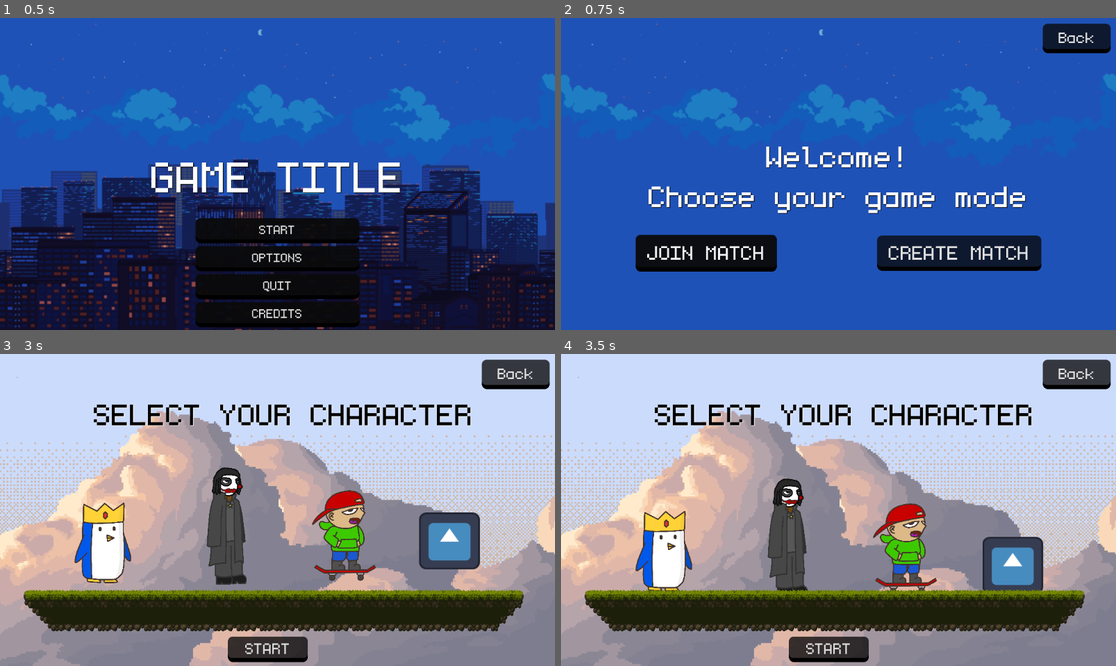
Above: before the commit, frames 1-4 (two rows, left to right).
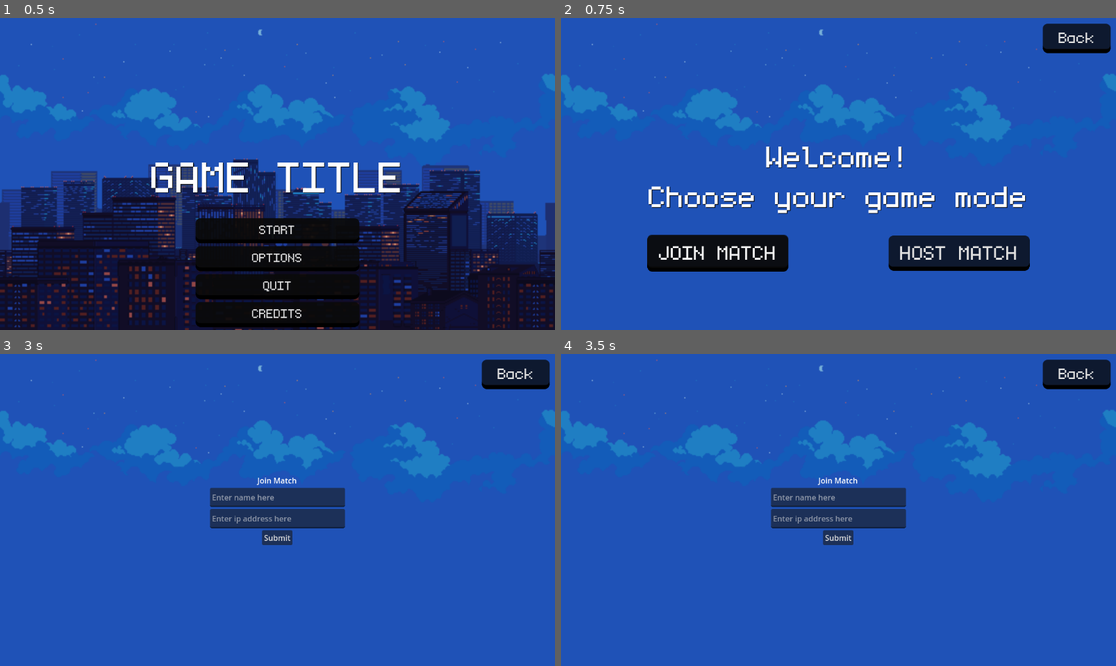
Above: after the commit, the same moments.

Repository: ChrisJacobs2/490-Senior-Capstone
Game: Godot game, scene res://start_menu.tscn
The game is run twice, just before and just after one commit, with the same random seed, the same clock (stepped at 60 frames per second) and the same inputs. The engine's default icon, where the game draws it, is replaced by a stand-in: a white triangle on a blue panel in a dark square.
Inputs:
- Up to frame 1 (0.5 s): no input
- Up to frame 2 (0.75 s): click "START" at 0.5 s
- Up to frame 3 (3 s): click "Back" at 1.25 s; click "START" at 2 s; click "JOIN MATCH" at 2.75 s
- Up to frame 4 (3.5 s): no input

Frame 1 is identical in both runs. In frame 2, 2.0% of the frame differs, in the area x 13-87%, y 69-82%; in frame 3, 100%; in frame 4, 100%, in the area x 0-100%, y 0-100%.

Commit message:
lobby appearance is done, now for implementing the code

Diff:
--- a/Godot_Project/lobby_menu.gd
+++ b/Godot_Project/lobby_menu.gd
@@ -1,28 +1,97 @@
 extends Control
-# Implemented by Cynthia Espinoza
+
+@export var Address = "127.0.0.1"
+@export var port = 4000
+var max_players = 4
+var peer
+var compression_type = ENetConnection.COMPRESS_RANGE_CODER	# check docs for other options
+var username = ""
+var menus_are_up = false
 
 # Called when the node enters the scene tree for the first time.
 func _ready():
-	$HBoxContainer/PublicButton.grab_focus()
+	$HBoxContainer/JoinButton.grab_focus()
+	initialize_menu()
+
+	# multiplayer stuff
+	multiplayer.peer_connected.connect(player_connected)
+	multiplayer.peer_disconnected.connect(player_disconnected)
+	multiplayer.connected_to_server.connect(connected_to_server)
+	multiplayer.connection_failed.connect(connection_failed)
+
+func initialize_menu():
+	$lobby.hide()
+	$"Join Match".hide()
+	$"Host Match".hide()
+	$BackButton.show()
+	$Label.show()
+	$HBoxContainer.show()
+	menus_are_up = false
+
+func hide_menu():
+	$Label.hide()
+	$HBoxContainer.hide()
+	pass
 
 func _on_back_button_pressed():
-	get_tree().change_scene_to_file("res://start_menu.tscn")
+	if menus_are_up:
+		multiplayer.multiplayer_peer = null
+		initialize_menu()
+	else:
+		get_tree().change_scene_to_file("res://start_menu.tscn")
+
+func _on_host_button():
+	hide_menu()
+	menus_are_up = true
+	$"Host Match".show()
+	pass
+
+func _on_join_button():
+	hide_menu()
+	menus_are_up = true
+	$"Join Match".show()
+	pass # Replace with function body.
 
 
-func _on_public_button_pressed():
-	get_tree().change_scene_to_file("res://character_selection.tscn")
+# This gets called on the server and clients when someone connects
+func player_connected(id):
+	print("Player connected: ", id)
+	pass
+# This gets called on the server and clients when someone disconnects
+func player_disconnected(id):
+	print("Player disconnected: ", id)
+	pass
+# This is called on the client when it connects to the server
+func connected_to_server():
+	print("Connected to server")
+	pass
+# This is called on the client when it fails to connect to the server
+func connection_failed():
+	print("Connection failed")
+	pass
 
 
+func _on_join_submit():
+	peer = ENetMultiplayerPeer.new()
+	peer.create_client(Address, port)
+	# As above, optional. Must have same compression for host and client.
+	peer.get_host().compress(compression_type)
+	multiplayer.set_multiplayer_peer(peer)	# set yourself as the multiplayer peer
 
-func _on_create_button_pressed():
-	get_tree().change_scene_to_file("res://character_selection.tscn")
+	$"Join Match".hide()
+	$lobby.show()
 
 
-# Networking code beyond this point
-# Implemented by Christopher Jacobs
+func on_host_submit():
+	peer = ENetMultiplayerPeer.new()
+	var error = peer.create_server(port, max_players)
+	if error != OK:
+		print("Error creating server", error)
+		return
+	# Optional, saves bandwidth at the expense of the CPU.
+	peer.get_host().compress(compression_type)
 
-var port = 4000
-var maxplayers = 4
-
-var nickname = ""
-var player_list = {}
+	multiplayer.set_multiplayer_peer(peer)	# set yourself as the multiplayer peer
+	print("waiting for players")
+	$"Host Match".hide()
+	$lobby.show()
--- a/Godot_Project/lobby_menu.tscn
+++ b/Godot_Project/lobby_menu.tscn
@@ -201,9 +201,9 @@
 grow_horizontal = 2
 grow_vertical = 2
 
-[node name="PublicButton" type="Button" parent="HBoxContainer"]
-layout_mode = 2
-focus_neighbor_left = NodePath("../CreateButton")
+[node name="JoinButton" type="Button" parent="HBoxContainer"]
+layout_mode = 2
+focus_neighbor_left = NodePath("../HostButton")
 theme = SubResource("Theme_bbjyj")
 theme_override_fonts/font = ExtResource("3_4m1du")
 theme_override_font_sizes/font_size = 65
@@ -214,13 +214,13 @@
 layout_mode = 2
 theme_override_styles/separator = SubResource("StyleBoxEmpty_0y00q")
 
-[node name="CreateButton" type="Button" parent="HBoxContainer"]
-layout_mode = 2
-focus_neighbor_right = NodePath("../PublicButton")
+[node name="HostButton" type="Button" parent="HBoxContainer"]
+layout_mode = 2
+focus_neighbor_right = NodePath("../JoinButton")
 theme = SubResource("Theme_1y401")
 theme_override_fonts/font = ExtResource("3_4m1du")
 theme_override_font_sizes/font_size = 65
-text = " CREATE MATCH "
+text = " HOST MATCH "
 
 [node name="MusicPlayer" type="AudioStreamPlayer" parent="."]
 stream = ExtResource("4_7fhld")
@@ -265,28 +265,33 @@
 size_flags_vertical = 8
 text = "Game will start automatically when there are 4 players in the lobby. Otherwise, click 'Start' to play with less people."
 
-[node name="Enter name" type="MarginContainer" parent="."]
+[node name="Join Match" type="MarginContainer" parent="."]
 visible = false
 layout_mode = 1
-anchors_preset = 15
-anchor_right = 1.0
-anchor_bottom = 1.0
-offset_top = 81.0
-grow_horizontal = 2
-grow_vertical = 2
-
-[node name="VBoxContainer" type="VBoxContainer" parent="Enter name"]
+anchors_preset = 8
+anchor_left = 0.5
+anchor_top = 0.5
+anchor_right = 0.5
+anchor_bottom = 0.5
+offset_left = -140.0
+offset_top = -73.0
+offset_right = 140.0
+offset_bottom = 73.0
+grow_horizontal = 2
+grow_vertical = 2
+
+[node name="VBoxContainer" type="VBoxContainer" parent="Join Match"]
 layout_mode = 2
 size_flags_horizontal = 4
 size_flags_vertical = 4
 
-[node name="Label" type="Label" parent="Enter name/VBoxContainer"]
-layout_mode = 2
-size_flags_horizontal = 4
-size_flags_vertical = 8
-text = "Enter a nickname"
-
-[node name="LineEdit" type="LineEdit" parent="Enter name/VBoxContainer"]
+[node name="Label" type="Label" parent="Join Match/VBoxContainer"]
+layout_mode = 2
+size_flags_horizontal = 4
+size_flags_vertical = 8
+text = " Join Match "
+
+[node name="LineEdit" type="LineEdit" parent="Join Match/VBoxContainer"]
 custom_minimum_size = Vector2(280, 40)
 layout_mode = 2
 size_flags_horizontal = 4
@@ -294,34 +299,7 @@
 placeholder_text = "Enter name here"
 max_length = 20
 
-[node name="Submit" type="Button" parent="Enter name/VBoxContainer"]
-layout_mode = 2
-size_flags_horizontal = 4
-size_flags_vertical = 8
-text = "Submit"
-
-[node name="Enter IP Address" type="MarginContainer" parent="."]
-visible = false
-layout_mode = 1
-anchors_preset = 15
-anchor_right = 1.0
-anchor_bottom = 1.0
-offset_top = 81.0
-grow_horizontal = 2
-grow_vertical = 2
-
-[node name="VBoxContainer" type="VBoxContainer" parent="Enter IP Address"]
-layout_mode = 2
-size_flags_horizontal = 4
-size_flags_vertical = 4
-
-[node name="Label" type="Label" parent="Enter IP Address/VBoxContainer"]
-layout_mode = 2
-size_flags_horizontal = 4
-size_flags_vertical = 8
-text = " Join Match "
-
-[node name="LineEdit" type="LineEdit" parent="Enter IP Address/VBoxContainer"]
+[node name="LineEdit2" type="LineEdit" parent="Join Match/VBoxContainer"]
 custom_minimum_size = Vector2(280, 40)
 layout_mode = 2
 size_flags_horizontal = 4
@@ -329,12 +307,54 @@
 placeholder_text = "Enter ip address here"
 max_length = 20
 
-[node name="Submit" type="Button" parent="Enter IP Address/VBoxContainer"]
+[node name="Submit" type="Button" parent="Join Match/VBoxContainer"]
 layout_mode = 2
 size_flags_horizontal = 4
 size_flags_vertical = 8
 text = "Submit"
 
+[node name="Host Match" type="MarginContainer" parent="."]
+visible = false
+layout_mode = 1
+anchors_preset = 8
+anchor_left = 0.5
+anchor_top = 0.5
+anchor_right = 0.5
+anchor_bottom = 0.5
+offset_left = -140.0
+offset_top = -73.0
+offset_right = 140.0
+offset_bottom = 73.0
+grow_horizontal = 2
+grow_vertical = 2
+
+[node name="VBoxContainer" type="VBoxContainer" parent="Host Match"]
+layout_mode = 2
+size_flags_horizontal = 4
+size_flags_vertical = 4
+
+[node name="Label" type="Label" parent="Host Match/VBoxContainer"]
+layout_mode = 2
+size_flags_horizontal = 4
+size_flags_vertical = 8
+text = " Host Match "
+
+[node name="LineEdit" type="LineEdit" parent="Host Match/VBoxContainer"]
+custom_minimum_size = Vector2(280, 40)
+layout_mode = 2
+size_flags_horizontal = 4
+size_flags_vertical = 8
+placeholder_text = "Enter name here"
+max_length = 20
+
+[node name="Submit" type="Button" parent="Host Match/VBoxContainer"]
+layout_mode = 2
+size_flags_horizontal = 4
+size_flags_vertical = 8
+text = "Submit"
+
 [connection signal="pressed" from="BackButton" to="." method="_on_back_button_pressed"]
-[connection signal="pressed" from="HBoxContainer/PublicButton" to="." method="_on_public_button_pressed"]
-[connection signal="pressed" from="HBoxContainer/CreateButton" to="." method="_on_create_button_pressed"]
+[connection signal="pressed" from="HBoxContainer/JoinButton" to="." method="_on_join_button"]
+[connection signal="pressed" from="HBoxContainer/HostButton" to="." method="_on_host_button"]
+[connection signal="pressed" from="Join Match/VBoxContainer/Submit" to="." method="_on_join_submit"]
+[connection signal="pressed" from="Host Match/VBoxContainer/Submit" to="." method="on_host_submit"]
